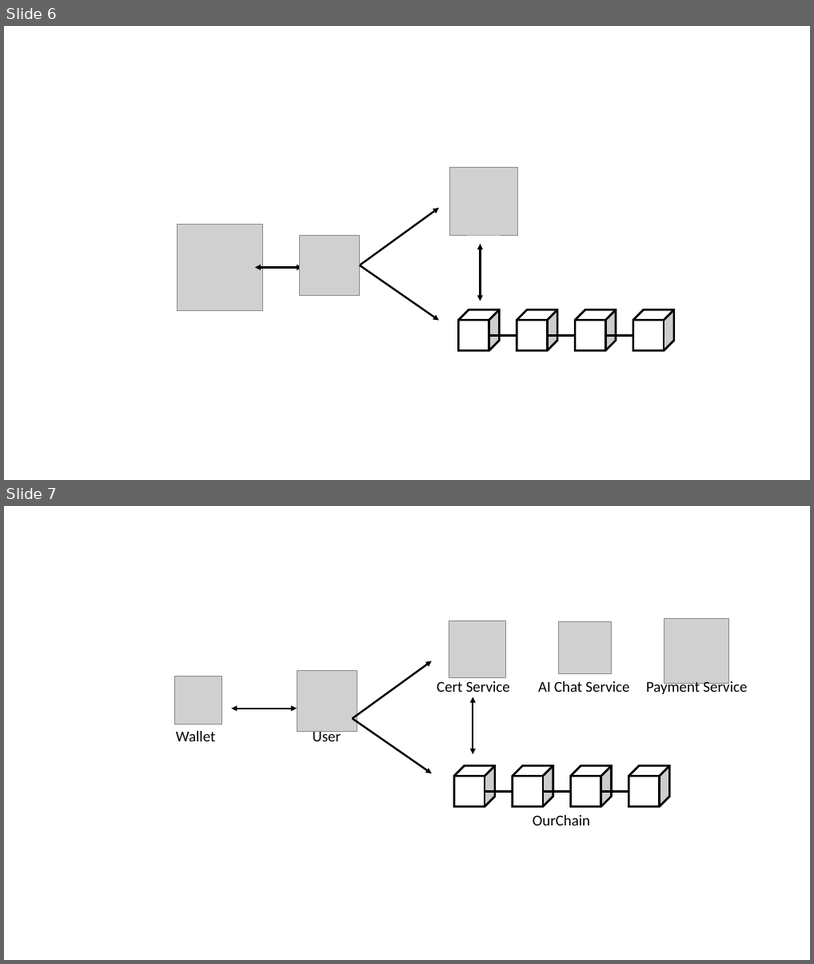
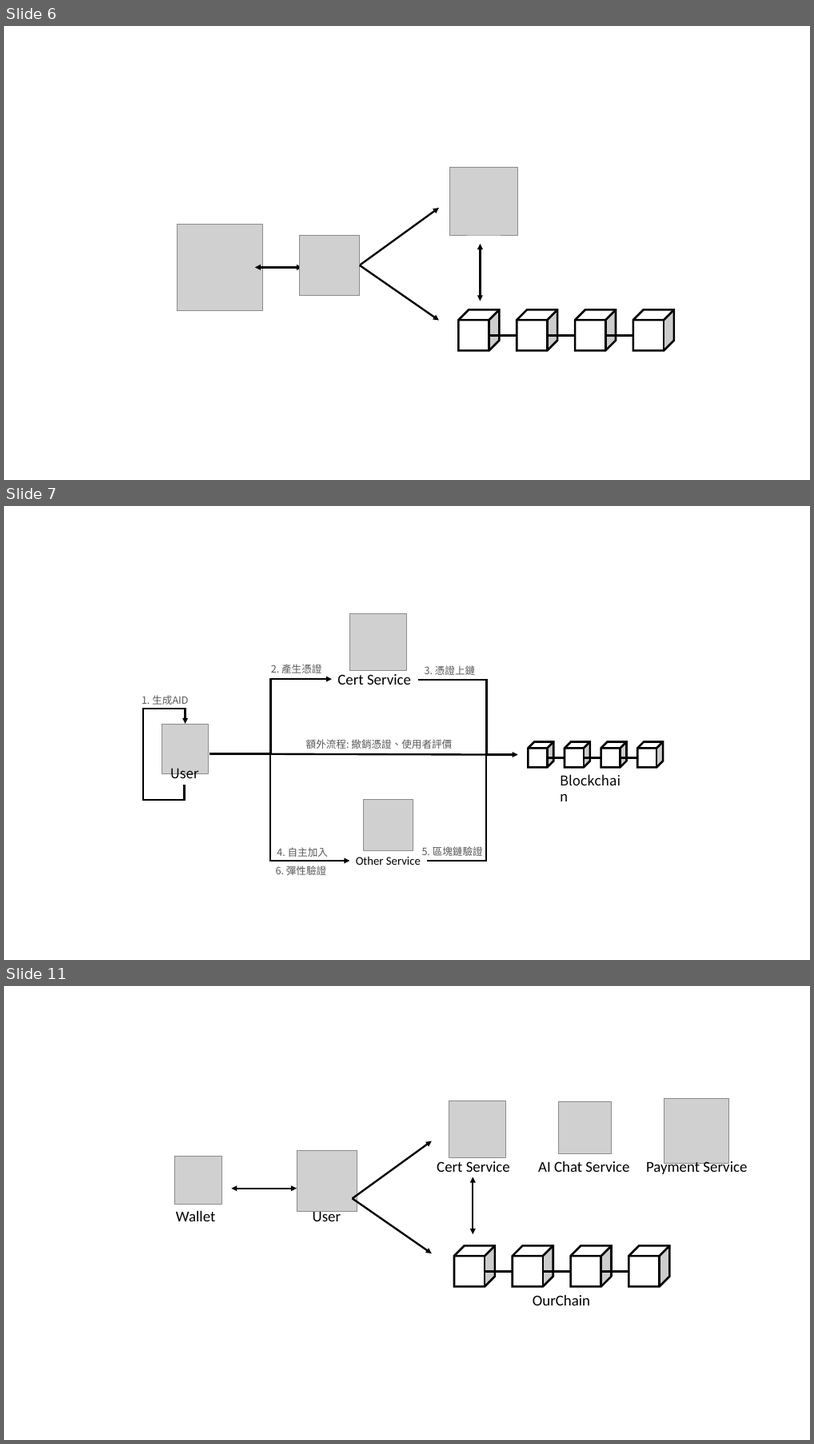
Before and after one commit to leon123858/aid-paper, a slide deck: docs/images.pptx. Shown one above the other, each under a label of ours: slides 6 and 7 before the commit, slides 6, 7 and 11 after it; the slides between them are not shown. The pictures are 814x964 and 814x1444 pixels, drawn with LibreOffice and Linux fonts; fonts in the diff are those of the drawing; grey boxes stand for pictures. Boxes give left, top, right and bottom in pixels: in the first picture for what was removed or moved away, otherwise in the second. Text is boxed around its words. In the diff, an @@ line names an element or a change of style, - is before the commit and + after.

```diff
--- a/docs/images.pptx
+++ b/docs/images.pptx
@@ slide 7 added at bbox=[4, 506, 810, 960], background #FFFFFF @@
@@ group added at bbox=[142, 614, 663, 875]: 11 texts, 4 cubes, 4 lines, 4 elbow arrows, 3 pictures, 1 elbow line @@
+User
+Blockchain
+Other Service
+Cert Service
+1. 生成AID
+2. 產生憑證
+3. 憑證上鏈
+4. 自主加入
+5. 區塊鏈驗證
+額外流程: 撤銷憑證、使用者評價
+6. 彈性驗證
@@ what was slide 7 is now slide 11 @@
```
Also in this commit, not shown: 3 other slides added, 6 other files.
